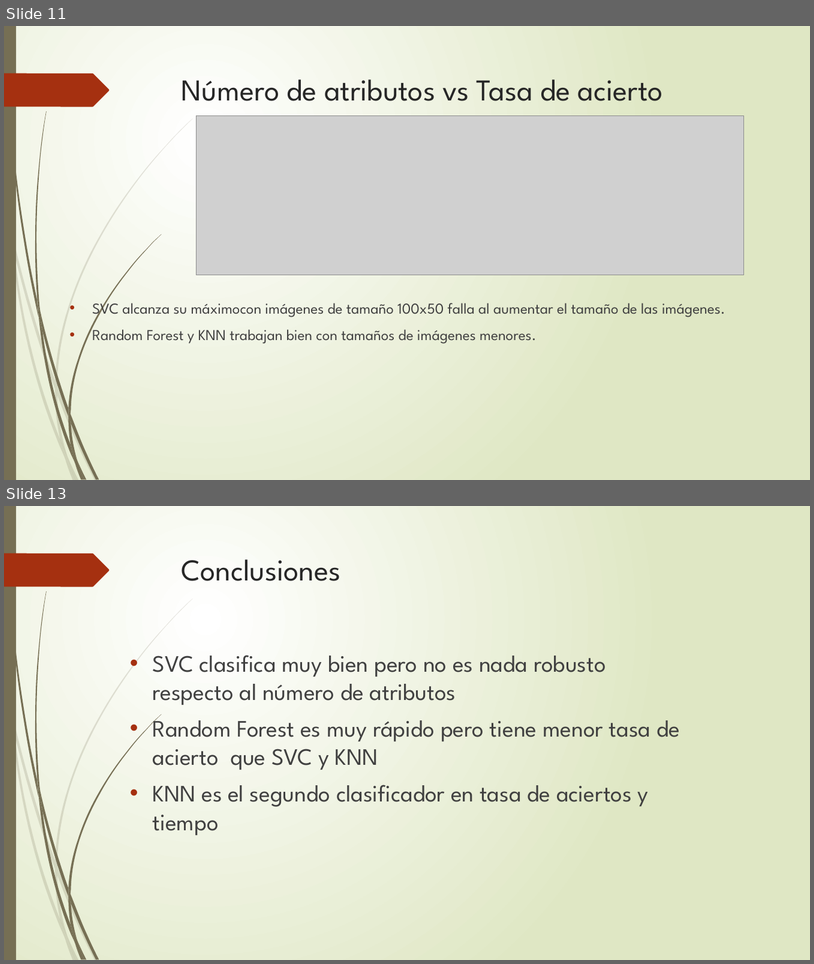
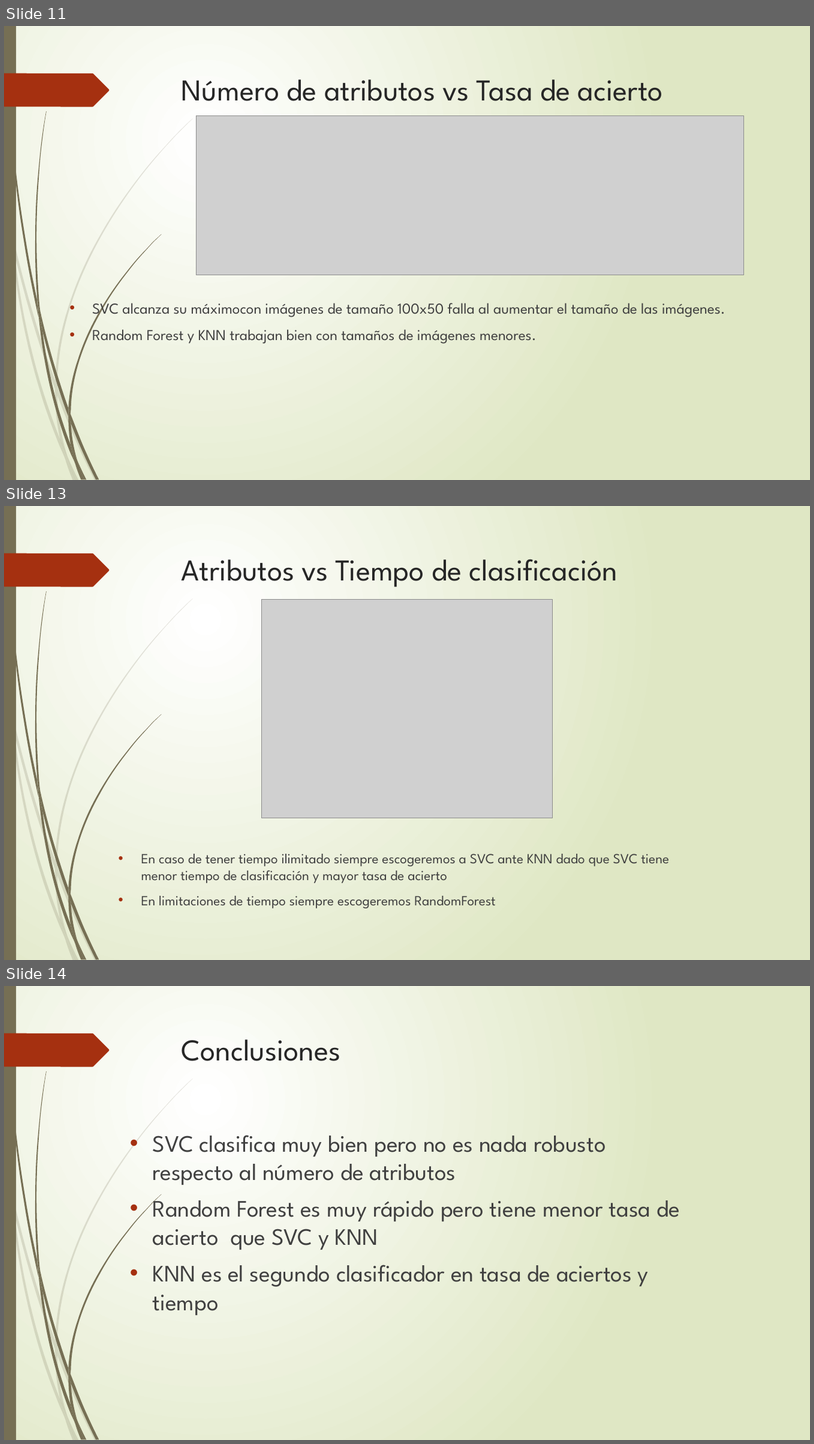
Before and after one commit to Emilio-Samuel/adivino, a slide deck: Proyecto Alfabeto.pptx. Shown one above the other, each under a label of ours: slides 11 and 13 before the commit, slides 11, 13 and 14 after it; the slides between them are not shown. The pictures are 814x964 and 814x1444 pixels, drawn with LibreOffice and Linux fonts; fonts in the diff are those of the drawing; grey boxes stand for pictures. Boxes give left, top, right and bottom in pixels: in the first picture for what was removed or moved away, otherwise in the second. Text is boxed around its words. In the diff, an @@ line names an element or a change of style, - is before the commit and + after.

```diff
--- a/Proyecto Alfabeto.pptx
+++ b/Proyecto Alfabeto.pptx
@@ slide 13 added at [4,506,810,960], background gradient #FFFFFF to #DFE8C4; not listed: 24 template elements that a slide beside it also shows @@
@@ title added at [182,559,618,587], 36 pt, text #262626 @@
+Atributos vs Tiempo de clasificación
@@ picture added at [262,600,552,818] @@
@@ text added at [141,853,669,908], 16.6 pt, text #404040 @@
+• En caso de tener tiempo ilimitado siempre escogeremos a SVC ante KNN dado que SVC tiene menor tiempo de clasificación y mayor tasa de acierto
+• En limitaciones de tiempo siempre escogeremos RandomForest
@@ what was slide 13 is now slide 14 @@
```
Also in this commit, not shown: 1 slide changed.
